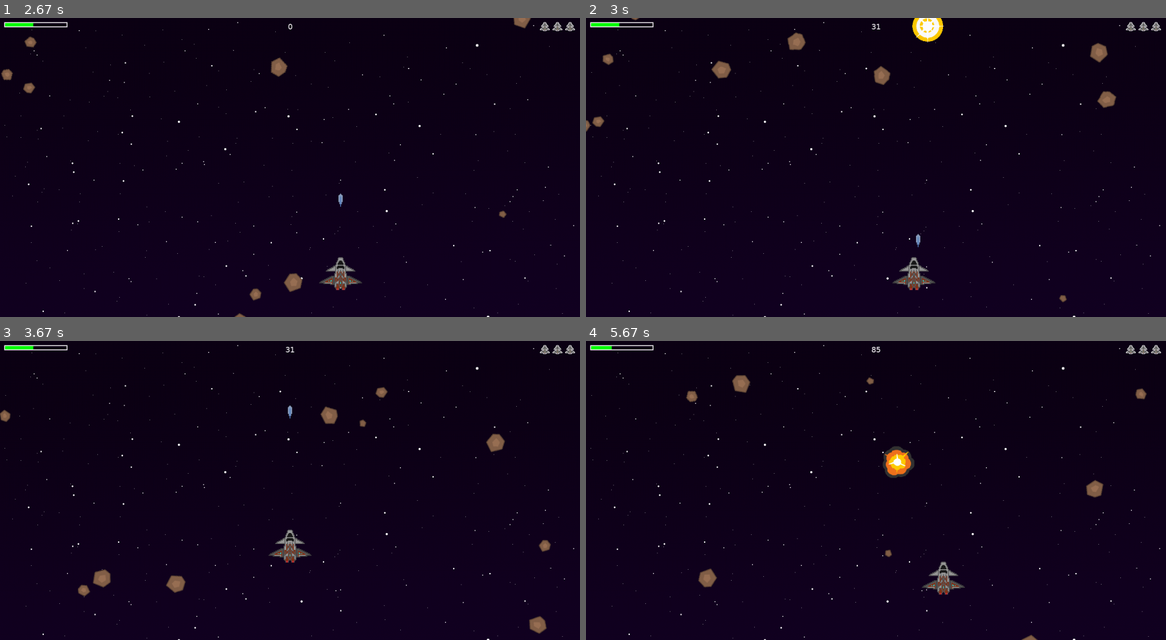
Above: before the commit, frames 1-4 (two rows, left to right).
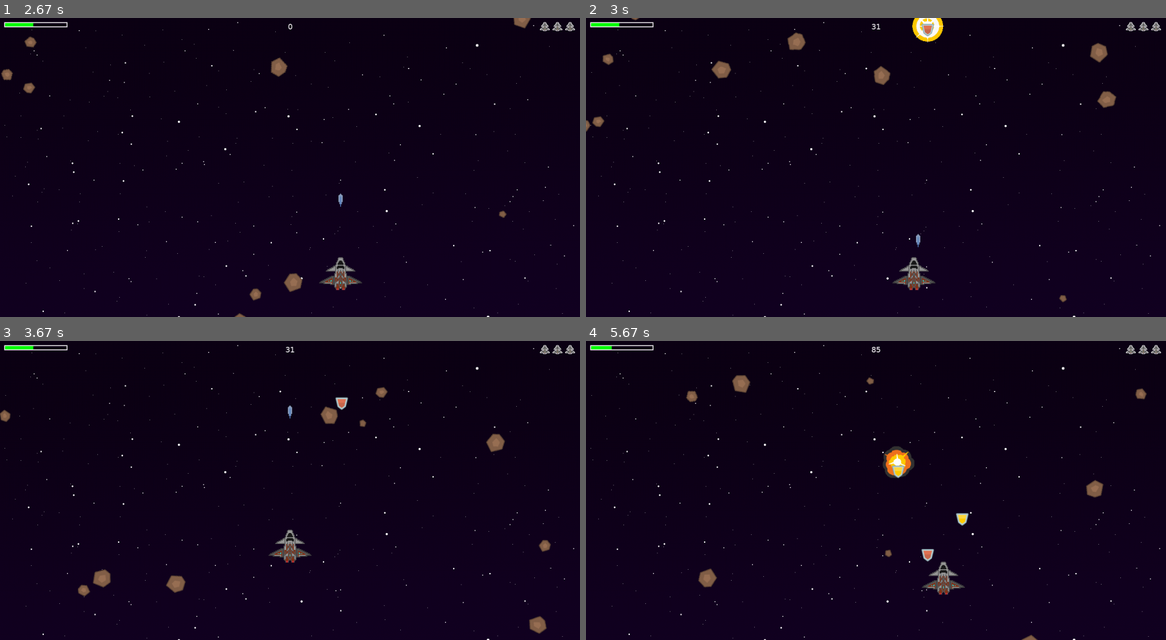
Above: after the commit, the same moments.

Repository: Ne7eziDDa/TheHoff
Game: pygame game, started from pyGame_basic.py
The game is run twice, just before and just after one commit, with the same random seed, the same clock (stepped at 60 frames per second) and the same inputs.
Inputs:
- Up to frame 1 (2.67 s): hold Right 0.33-0.8 s; hold Up 0.83-1.13 s; hold Right 1.17-1.63 s; hold Left 1.67-2.2 s; hold Down 2.23-2.53 s; tap Space at 2.57 s
- Up to frame 2 (3 s): hold Left from 2.9 s (still down); tap Space at 2.97 s
- Up to frame 3 (3.67 s): tap Space at 3.27, 3.4 s; release Left at 3.3 s; hold Up from 3.33 s (still down)
- Up to frame 4 (5.67 s): release Up at 3.7 s; hold Right 3.73-4.37 s; tap Space at 3.8, 4.1, 4.47, 4.87, 5.17, 5.37 s; hold Down 4.4-4.77 s; hold Left 4.8-5.27 s; hold Right from 5.3 s (still down)

Frame 1 is identical in both runs. In frame 2, less than 0.1% of the frame differs, in the area x 57-60%, y 1-7%; in frame 3, less than 0.1%; in frame 4, 0.2%, in the area x 52-66%, y 41-74%.

Commit message:
changelog#1

Diff:
--- a/pyGame_basic.py
+++ b/pyGame_basic.py
@@ -41,7 +41,9 @@
 
 powerup_images = {}
 powerup_images['shield'] = pygame.image.load(os.path.join(img_folder, 'shield.png'))
-powerup_images['bolt'] = pygame.image.load(os.path.join(img_folder, 'bolt.png')) # bolt2 - серебро, брак картинки.
+powerup_images['shield3'] = pygame.image.load(os.path.join(img_folder, 'shield3.png'))
+powerup_images['bolt'] = pygame.image.load(os.path.join(img_folder, 'bolt.png')) # bolt2 и shield2 - серебро, брак картинки.
+powerup_images['bolt3'] = pygame.image.load(os.path.join(img_folder, 'bolt3.png'))
 
 
 explosion_anim = {}
@@ -306,7 +308,7 @@
 class Pow(pygame.sprite.Sprite):
     def __init__(self, center):
         pygame.sprite.Sprite.__init__(self)
-        self.type = random.choice(['shield', 'bolt'])
+        self.type = random.choice(['shield', 'shield', 'shield','shield3','bolt', 'bolt', 'bolt', 'bolt3'])
         self.image = powerup_images[self.type]
         self.image.set_colorkey(white)
         self.rect = self.image.get_rect()
@@ -371,7 +373,7 @@
         random.choice(expl_sound).play()
         expl = Explosion(hit.rect.center, 'lg')
         all_sprites.add(expl)
-        if random.random() > 0.9:
+        if random.random() > 0.:
             pow = Pow(hit.rect.center)
             all_sprites.add(pow)
             powerups.add(pow)
@@ -381,10 +383,24 @@
     for hit in hits:
         if hit.type == 'shield':
             shield_sound.play()
-            player.shield += random.randrange(10, 20)
+            player.shield += random.randrange(5, 10)
+            if player.shield >= 100:
+                player.shield = 100
+        if hit.type == 'shield2':
+            shield_sound.play()
+            player.shield += random.randrange(15, 25)
+            if player.shield >= 100:
+                player.shield = 100
+        if hit.type == 'shield3':
+            shield_sound.play()
+            player.shield += random.randrange(30, 50)
             if player.shield >= 100:
                 player.shield = 100
         if hit.type == 'bolt':
+            bolt_sound.play()
+            player.powerup()
+            player.attack = 6500
+        if hit.type == 'bolt3':
             bolt_sound.play()
             player.powerup()
             player.attack = 6500
Binary file removed: img/bolt2.png
